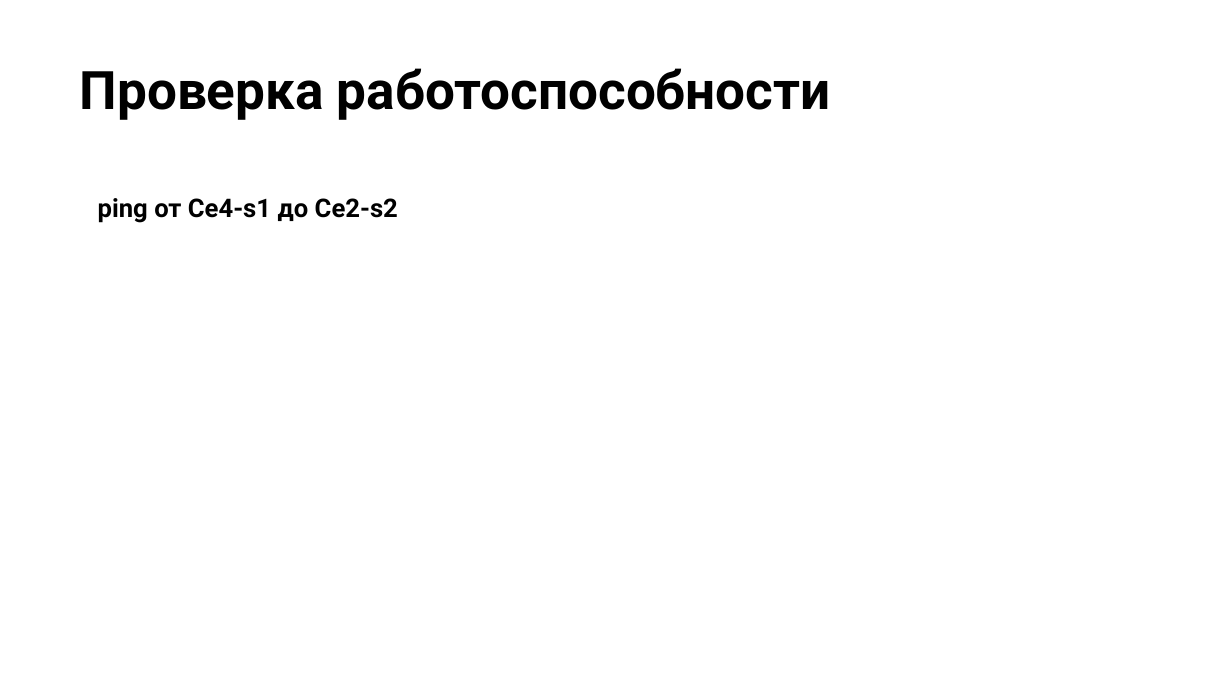
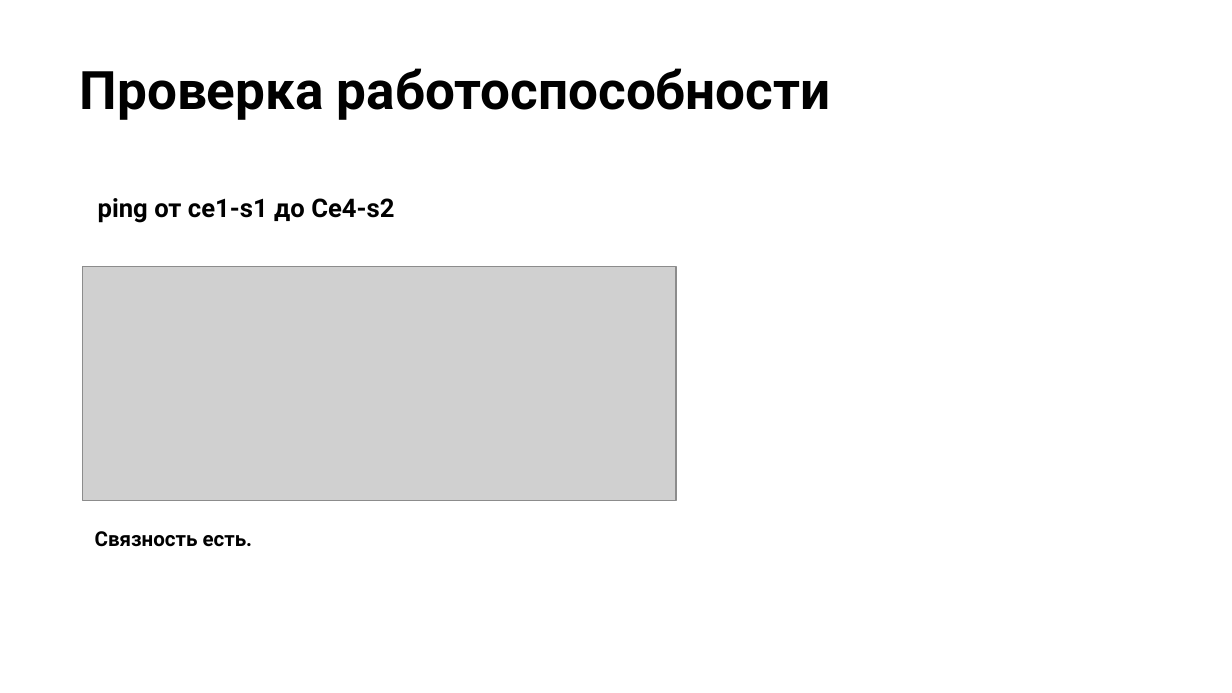
Before and after one commit to Danilovich89/otus_DC_design, a slide deck: slide 13 of lab_09_Solovyev_project/презентация.pptx (slide 14 before the commit). Drawn at 1232x693 pixels with LibreOffice and Linux fonts; fonts in the diff are those of the drawing; grey boxes stand for pictures; background and template pictures are left out. Boxes give left, top, right and bottom in pixels: in the first picture for what was removed or moved away, otherwise in the second. Text is boxed around its words. In the diff, an @@ line names an element or a change of style, - is before the commit and + after.

```diff
--- a/lab_09_Solovyev_project/презентация.pptx
+++ b/lab_09_Solovyev_project/презентация.pptx
@@ text at [98,198,394,223]: text changed @@
-ping от Ce4-s1 до Ce2-s2
+ping от ce1-s1 до Ce4-s2
@@ picture added at [83,266,676,500] @@
@@ text added at [95,531,253,547], 12 pt, text #000000, bold @@
+Связность есть.
```
Also in this commit, not shown: 7 other slides changed, 2 slides added, 1 slide removed.
